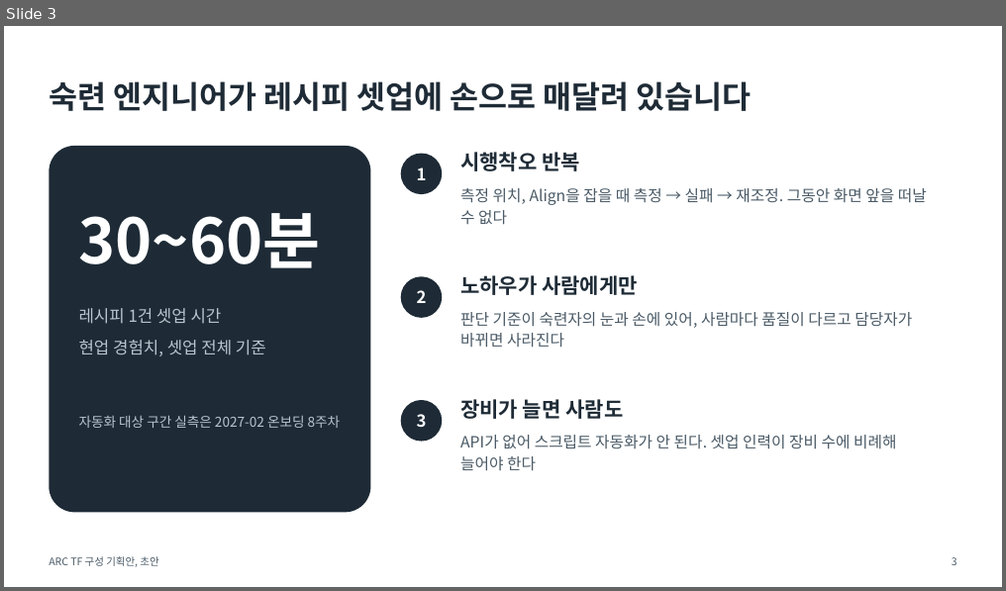
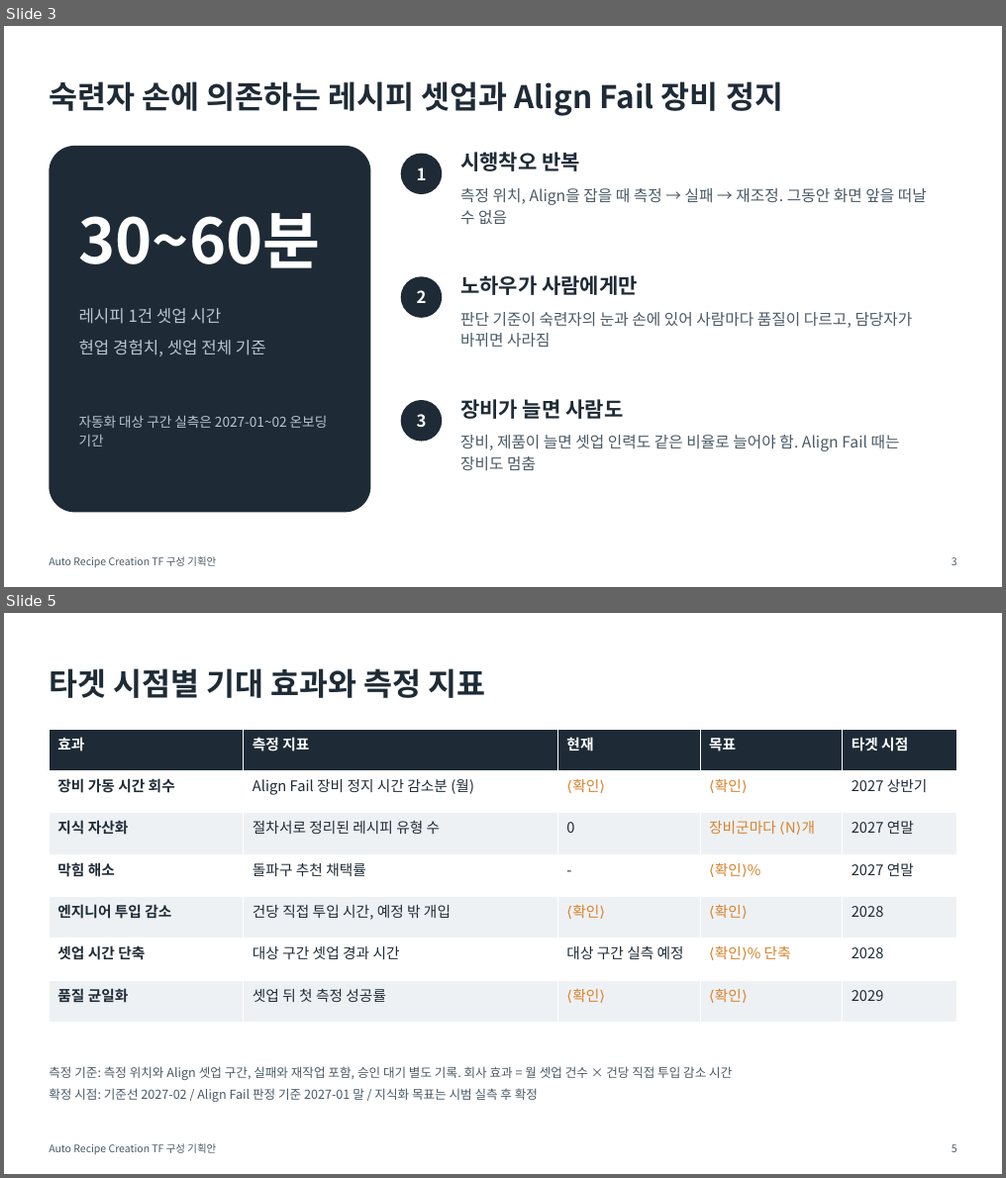
Before and after one commit to DarrenKoi/pm_notes, a slide deck: my-task/arc-tf/deliverables/arc-tf-proposal.pptx. Shown one above the other, each under a label of ours: slide 3 before the commit, slides 3 and 5 after it; the slides between them are not shown. The pictures are 1006x591 and 1006x1178 pixels, drawn with LibreOffice and Linux fonts; fonts in the diff are those of the drawing. Boxes give left, top, right and bottom in pixels: in the first picture for what was removed or moved away, otherwise in the second. Text is boxed around its words. In the diff, an @@ line names an element or a change of style, - is before the commit and + after.

```diff
--- a/my-task/arc-tf/deliverables/arc-tf-proposal.pptx
+++ b/my-task/arc-tf/deliverables/arc-tf-proposal.pptx
@@ slide 5 added at (4, 613, 1002, 1174), background #FFFFFF @@
@@ text added at (49, 668, 486, 698), 30 pt, text #1E2B36, bold @@
+타겟 시점별 기대 효과와 측정 지표
@@ table added at (49, 729, 957, 1023), 7 rows, 5 columns @@
+효과 | 측정 지표 | 현재 | 목표 | 타겟 시점
+장비 가동 시간 회수 | Align Fail 장비 정지 시간 감소분 (월) | ⟨확인⟩ | ⟨확인⟩ | 2027 상반기
+지식 자산화 | 절차서로 정리된 레시피 유형 수 | 0 | 장비군마다 ⟨N⟩개 | 2027 연말
+막힘 해소 | 돌파구 추천 채택률 | - | ⟨확인⟩% | 2027 연말
+엔지니어 투입 감소 | 건당 직접 투입 시간, 예정 밖 개입 | ⟨확인⟩ | ⟨확인⟩ | 2028
+셋업 시간 단축 | 대상 구간 셋업 경과 시간 | 대상 구간 실측 예정 | ⟨확인⟩% 단축 | 2028
+품질 균일화 | 셋업 뒤 첫 측정 성공률 | ⟨확인⟩ | ⟨확인⟩ | 2029
@@ text added at (49, 1066, 732, 1102), 12 pt, text #4A5A66 @@
+측정 기준: 측정 위치와 Align 셋업 구간, 실패와 재작업 포함, 승인 대기 별도 기록. 회사 효과 = 월 셋업 건수 × 건당 직접 투입 감소 시간
+확정 시점: 기준선 2027-02 / Align Fail 판정 기준 2027-01 말 / 지식화 목표는 시범 실측 후 확정
@@ text added at (49, 1144, 216, 1156), 10 pt, text #4A5A66 @@
+Auto Recipe Creation TF 구성 기획안
@@ text added at (951, 1145, 957, 1153), 10 pt, text #4A5A66 @@
+5
@@ slide 3 changed as well @@
@@ text at (49, 81, 783, 116): text changed @@
-숙련 엔지니어가 레시피 셋업에 손으로 매달려 있습니다
+숙련자 손에 의존하는 레시피 셋업과 Align Fail 장비 정지
@@ text at (460, 188, 927, 224): text changed @@
-측정 위치, Align을 잡을 때 측정 → 실패 → 재조정. 그동안 화면 앞을 떠날 수 없다
+측정 위치, Align을 잡을 때 측정 → 실패 → 재조정. 그동안 화면 앞을 떠날 수 없음
@@ text at (460, 312, 913, 348): text changed @@
-판단 기준이 숙련자의 눈과 손에 있어, 사람마다 품질이 다르고 담당자가 바뀌면 사라진다
+판단 기준이 숙련자의 눈과 손에 있어 사람마다 품질이 다르고, 담당자가 바뀌면 사라짐
@@ text at (79, 415, 328, 447): text changed @@
-자동화 대상 구간 실측은 2027-02 온보딩 8주차
+자동화 대상 구간 실측은 2027-01~02 온보딩 기간
@@ text at (460, 435, 900, 472): text changed @@
-API가 없어 스크립트 자동화가 안 된다. 셋업 인력이 장비 수에 비례해 늘어야 한다
+장비, 제품이 늘면 셋업 인력도 같은 비율로 늘어야 함. Align Fail 때는 장비도 멈춤
@@ text at (49, 557, 216, 569): text changed @@
-ARC TF 구성 기획안, 초안
+Auto Recipe Creation TF 구성 기획안
```
Also in this commit, not shown: 6 other slides changed, 5 other slides added, 4 slides removed, 12 other files.
